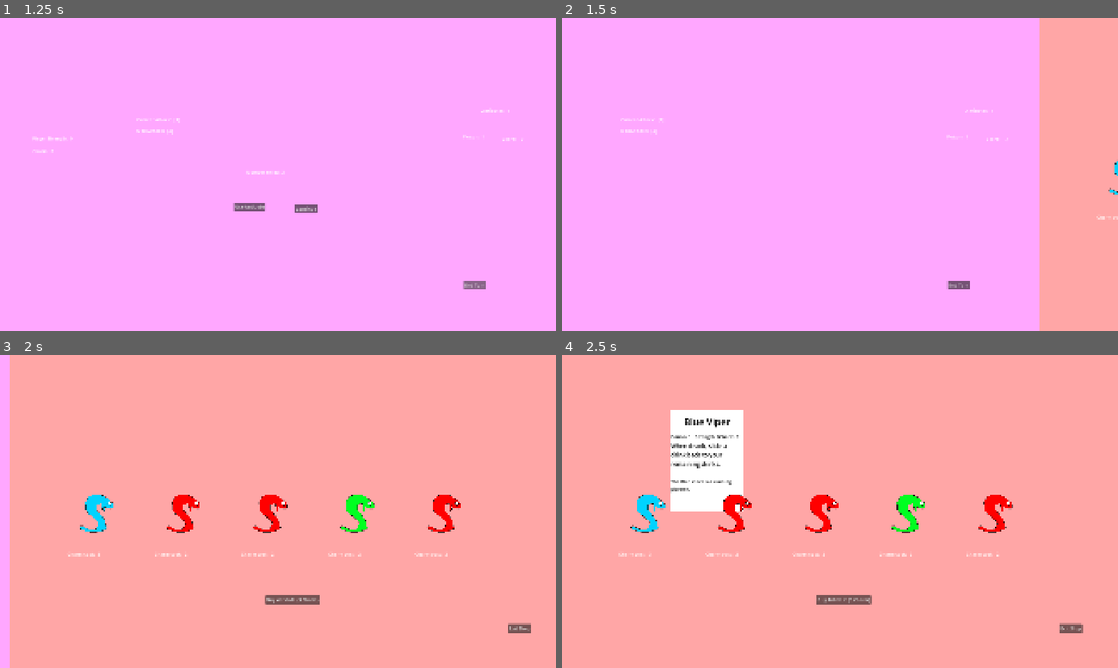
Above: before the commit, frames 1-4 (two rows, left to right).
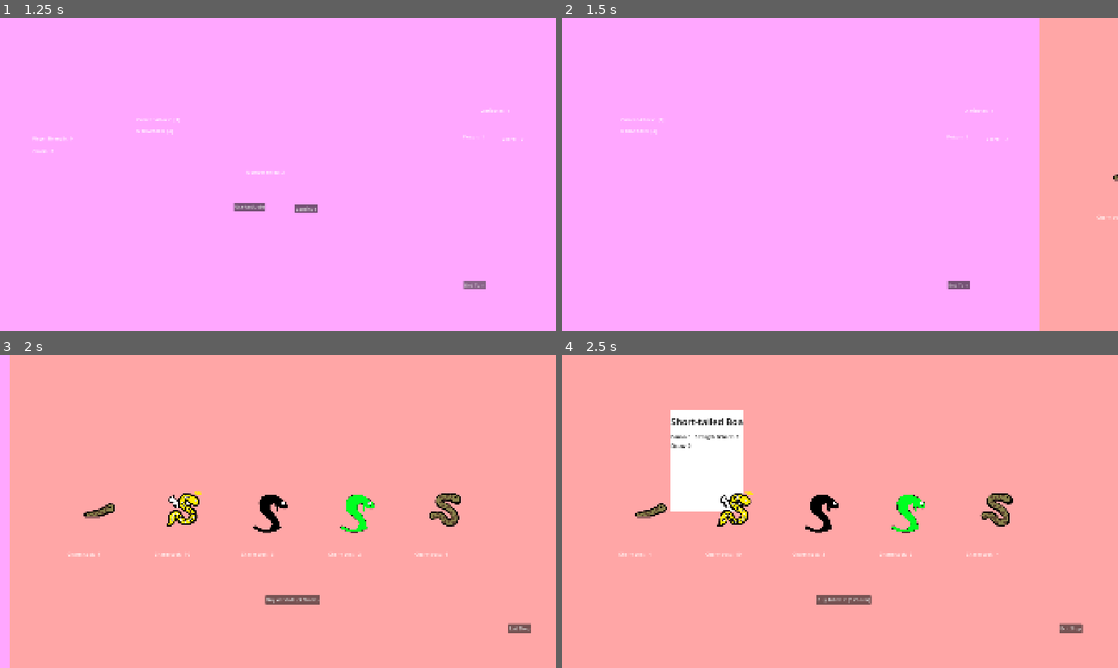
Above: after the commit, the same moments.

Repository: Novali91/Snakeeyes
Game: Godot game, scene res://01_Managers/01_StateManager/top_state_machine.tscn
Two runs of this game, one before a commit and one after it. Both use one fixed random seed, a clock stepped at 60 frames per second and the inputs below.
Inputs (mouse positions are in pixels of both pictures, inside the frame that each line leads up to):
- Up to frame 1 (1.25 s): click "End Turn" at 0.5 s
- Up to frame 2 (1.5 s): click "Continue" at 1.25 s
- Up to frame 3 (2 s): no input
- Up to frame 4 (2.5 s): move the mouse to (662, 511) at 2.02 s; hold Right (right) from 2.03 s (still down); click (662, 511) at 2.17 s

Frame 1 is identical in both runs. In frame 2, less than 0.1% of the frame differs, in the area x 98-100%, y 45-57%; in frame 3, 1.8%; in frame 4, 2.4%, in the area x 12-82%, y 20-65%.

Commit message:
bunch of snakes

Diff:
--- a/01_Managers/01_StateManager/02_GameStats/game_stats.gd
+++ b/01_Managers/01_StateManager/02_GameStats/game_stats.gd
@@ -30,6 +30,10 @@
 	load("res://02_Deck/02_Snakes/01_SpecificSnakes/python.tres"),
 	load("res://02_Deck/02_Snakes/01_SpecificSnakes/tiger_keelback.tres"),
 	load("res://02_Deck/02_Snakes/01_SpecificSnakes/placeboa.tres"),
+	load("res://02_Deck/02_Snakes/01_SpecificSnakes/short_boa.tres"),
+	load("res://02_Deck/02_Snakes/01_SpecificSnakes/long_boa.tres"),
+	load("res://02_Deck/02_Snakes/01_SpecificSnakes/garden_snake.tres"),
+	load("res://02_Deck/02_Snakes/01_SpecificSnakes/clairvoyant_snake.tres"),
 ]
 
 var rare_snakes: Array[SnakeResource] = [
--- /dev/null
+++ b/02_Deck/01_Drinks/01_SpecificDrinks/clairvoyant_snake_venom.tres
@@ -0,0 +1,16 @@
+[gd_resource type="Resource" script_class="DrinkResource" format=3 uid="uid://bummjw51ubqqw"]
+
+[ext_resource type="Texture2D" uid="uid://bh3ilsto1unwg" path="res://05_Assets/01_Art/01_DevArt/clairvoyant_snake_venom.png" id="1_skaqq"]
+[ext_resource type="Script" uid="uid://cysm36u2jsf44" path="res://02_Deck/01_Drinks/drink_resource.gd" id="2_mdnvf"]
+
+[resource]
+script = ExtResource("2_mdnvf")
+drink_name = "Clairvoyant Snake Venom"
+drink_sprite = ExtResource("1_skaqq")
+poison = 1
+strength = 1
+charm = 1
+special_ability = 6
+cost = 10
+description = "Instantly drink venom of another snake you own, but with double poison gain."
+metadata/_custom_type_script = "uid://cysm36u2jsf44"
--- /dev/null
+++ b/02_Deck/01_Drinks/01_SpecificDrinks/garden_snake_venom.tres
@@ -0,0 +1,16 @@
+[gd_resource type="Resource" script_class="DrinkResource" format=3 uid="uid://qhjglf2tm5kq"]
+
+[ext_resource type="Texture2D" uid="uid://nvjwilogbckv" path="res://05_Assets/01_Art/01_DevArt/garden_snake_venom.png" id="1_81wgp"]
+[ext_resource type="Script" uid="uid://cysm36u2jsf44" path="res://02_Deck/01_Drinks/drink_resource.gd" id="1_cvpko"]
+
+[resource]
+script = ExtResource("1_cvpko")
+drink_name = "Garden Snake Venom"
+drink_sprite = ExtResource("1_81wgp")
+poison = 1
+charm = 1
+special_ability = 5
+cost = 3
+description = "Give another snake +1 STR permanently"
+flavour_text = "Younger sibling mentality"
+metadata/_custom_type_script = "uid://cysm36u2jsf44"
--- /dev/null
+++ b/02_Deck/01_Drinks/01_SpecificDrinks/long_boa_venom.tres
@@ -0,0 +1,16 @@
+[gd_resource type="Resource" script_class="DrinkResource" format=3 uid="uid://cygjt4rtfssgl"]
+
+[ext_resource type="Texture2D" uid="uid://bd3teek105q2u" path="res://05_Assets/01_Art/01_DevArt/long_boa_venom.png" id="1_kb0n6"]
+[ext_resource type="Script" uid="uid://cysm36u2jsf44" path="res://02_Deck/01_Drinks/drink_resource.gd" id="1_l4aop"]
+
+[resource]
+script = ExtResource("1_l4aop")
+drink_name = "Long-tailed Boa Venom"
+drink_sprite = ExtResource("1_kb0n6")
+poison = 2
+strength = 1
+charm = 1
+special_ability = 4
+cost = 4
+description = "Draw 3"
+metadata/_custom_type_script = "uid://cysm36u2jsf44"
--- /dev/null
+++ b/02_Deck/01_Drinks/01_SpecificDrinks/short_boa_venom.tres
@@ -0,0 +1,15 @@
+[gd_resource type="Resource" script_class="DrinkResource" format=3 uid="uid://dt8ojdis54yeq"]
+
+[ext_resource type="Script" uid="uid://cysm36u2jsf44" path="res://02_Deck/01_Drinks/drink_resource.gd" id="1_0wjna"]
+[ext_resource type="Texture2D" uid="uid://doxkmrgus0so0" path="res://05_Assets/01_Art/01_DevArt/short_boa_venom.png" id="1_t6ug0"]
+
+[resource]
+script = ExtResource("1_0wjna")
+drink_name = "Short-tailed Boa Venom"
+drink_sprite = ExtResource("1_t6ug0")
+poison = 1
+charm = 1
+special_ability = 3
+cost = 4
+description = "Draw 2"
+metadata/_custom_type_script = "uid://cysm36u2jsf44"
--- /dev/null
+++ b/02_Deck/02_Snakes/01_SpecificSnakes/clairvoyant_snake.tres
@@ -0,0 +1,15 @@
+[gd_resource type="Resource" script_class="SnakeResource" format=3 uid="uid://b1u1rfunv73yk"]
+
+[ext_resource type="Script" uid="uid://6sj3dk6frj4" path="res://02_Deck/02_Snakes/snake_resource.gd" id="1_g5tcr"]
+[ext_resource type="Resource" uid="uid://bummjw51ubqqw" path="res://02_Deck/01_Drinks/01_SpecificDrinks/clairvoyant_snake_venom.tres" id="1_n8dnk"]
+[ext_resource type="Texture2D" uid="uid://buc58wvv0qou4" path="res://05_Assets/01_Art/01_DevArt/clairvoyant_snake.png" id="3_cnut2"]
+
+[resource]
+script = ExtResource("1_g5tcr")
+snake_name = "Clairvoyant Snake"
+drink_resource = ExtResource("1_n8dnk")
+snake_sprite = ExtResource("3_cnut2")
+description = "Drink another snake's venom instantly, but with double poison"
+cost = 10
+rarity = "L"
+metadata/_custom_type_script = "uid://6sj3dk6frj4"
--- /dev/null
+++ b/02_Deck/02_Snakes/01_SpecificSnakes/garden_snake.tres
@@ -0,0 +1,16 @@
+[gd_resource type="Resource" script_class="SnakeResource" format=3 uid="uid://dooq0br3iqghr"]
+
+[ext_resource type="Script" uid="uid://6sj3dk6frj4" path="res://02_Deck/02_Snakes/snake_resource.gd" id="1_jlr6f"]
+[ext_resource type="Resource" uid="uid://qhjglf2tm5kq" path="res://02_Deck/01_Drinks/01_SpecificDrinks/garden_snake_venom.tres" id="1_uedf5"]
+[ext_resource type="Texture2D" uid="uid://8gng6w1fav6p" path="res://05_Assets/01_Art/01_DevArt/garden_snake.png" id="3_xl378"]
+
+[resource]
+script = ExtResource("1_jlr6f")
+snake_name = "Garden Snake"
+drink_resource = ExtResource("1_uedf5")
+snake_sprite = ExtResource("3_xl378")
+description = "Gives +1 STR to another snake permanently"
+flavour_text = "Younger sibling mentality"
+cost = 3
+rarity = "C"
+metadata/_custom_type_script = "uid://6sj3dk6frj4"
--- /dev/null
+++ b/02_Deck/02_Snakes/01_SpecificSnakes/long_boa.tres
@@ -0,0 +1,15 @@
+[gd_resource type="Resource" script_class="SnakeResource" format=3 uid="uid://bifprb5vwea5w"]
+
+[ext_resource type="Script" uid="uid://6sj3dk6frj4" path="res://02_Deck/02_Snakes/snake_resource.gd" id="1_sgx4i"]
+[ext_resource type="Resource" uid="uid://cygjt4rtfssgl" path="res://02_Deck/01_Drinks/01_SpecificDrinks/long_boa_venom.tres" id="1_xajog"]
+[ext_resource type="Texture2D" uid="uid://bqdway6mw43px" path="res://05_Assets/01_Art/01_DevArt/long_boa.png" id="3_fk2by"]
+
+[resource]
+script = ExtResource("1_sgx4i")
+snake_name = "Long-tailed Boa"
+drink_resource = ExtResource("1_xajog")
+snake_sprite = ExtResource("3_fk2by")
+description = "Draw 3"
+cost = 4
+rarity = "C"
+metadata/_custom_type_script = "uid://6sj3dk6frj4"
--- /dev/null
+++ b/02_Deck/02_Snakes/01_SpecificSnakes/short_boa.tres
@@ -0,0 +1,15 @@
+[gd_resource type="Resource" script_class="SnakeResource" format=3 uid="uid://d30ah11cg5ho0"]
+
+[ext_resource type="Resource" uid="uid://dt8ojdis54yeq" path="res://02_Deck/01_Drinks/01_SpecificDrinks/short_boa_venom.tres" id="1_sq8ku"]
+[ext_resource type="Script" uid="uid://6sj3dk6frj4" path="res://02_Deck/02_Snakes/snake_resource.gd" id="1_ywhdi"]
+[ext_resource type="Texture2D" uid="uid://cggeqvkxucwcb" path="res://05_Assets/01_Art/01_DevArt/short_boa.png" id="3_m3ej2"]
+
+[resource]
+script = ExtResource("1_ywhdi")
+snake_name = "Short-tailed Boa"
+drink_resource = ExtResource("1_sq8ku")
+snake_sprite = ExtResource("3_m3ej2")
+description = "Draw 2"
+cost = 4
+rarity = "C"
+metadata/_custom_type_script = "uid://6sj3dk6frj4"
Binary file added: 05_Assets/01_Art/01_DevArt/clairvoyant_snake.png
Not shown, added: 05_Assets/01_Art/01_DevArt/clairvoyant_snake.png.import
Binary file added: 05_Assets/01_Art/01_DevArt/clairvoyant_snake_venom.png
Not shown, added: 05_Assets/01_Art/01_DevArt/clairvoyant_snake_venom.png.import
Binary file added: 05_Assets/01_Art/01_DevArt/garden_snake.png
Not shown, added: 05_Assets/01_Art/01_DevArt/garden_snake.png.import
Binary file added: 05_Assets/01_Art/01_DevArt/garden_snake_venom.png
Not shown, added: 05_Assets/01_Art/01_DevArt/garden_snake_venom.png.import
Binary file added: 05_Assets/01_Art/01_DevArt/long_boa.png
Not shown, added: 05_Assets/01_Art/01_DevArt/long_boa.png.import
Binary file added: 05_Assets/01_Art/01_DevArt/long_boa_venom.png
Not shown, added: 05_Assets/01_Art/01_DevArt/long_boa_venom.png.import
(and 4 more such lines)
